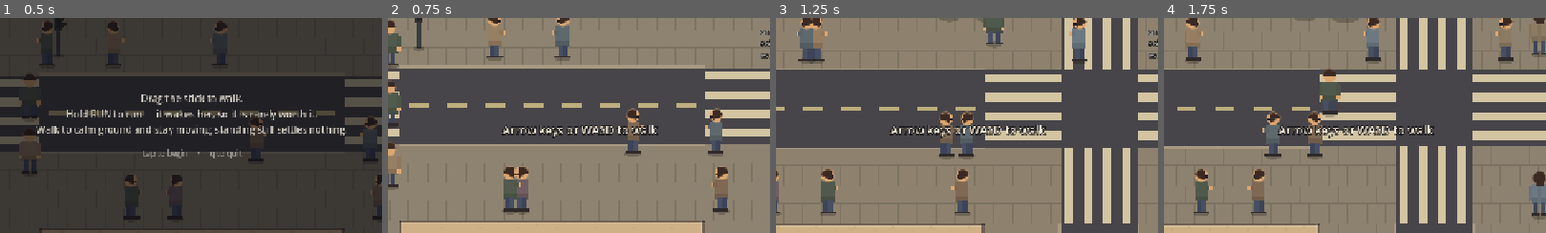
Above: before the commit, frames 1-4 (left to right).
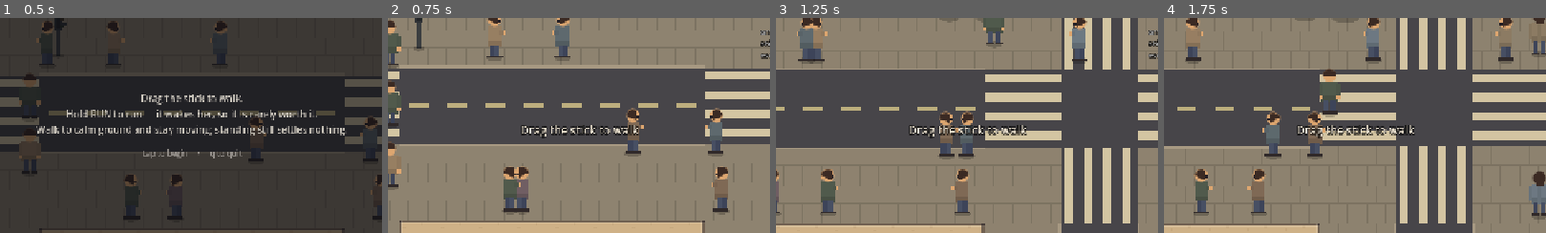
Above: after the commit, the same moments.

Repository: JosuaKrause/nappy
Game: Godot game, scene res://scenes/main.tscn
Same seed, same stepped clock (60 frames per second), same inputs: the game is played once before the commit and once after it.
Inputs (mouse positions are % of the whole screen's width and height, from its top left):
- Up to frame 1 (0.5 s): no input
- Up to frame 2 (0.75 s): tap Enter (ui_accept) at 0.5 s; move the mouse to (72, 45) at 0.52 s; hold Right (move_right) from 0.53 s (still down); hold Shift (run) from 0.53 s (still down); click (72, 45) at 0.67 s
- Up to frame 3 (1.25 s): keep holding Right (move_right); keep holding Shift (run); tap Enter (ui_accept) at 0.77 s
- Up to frame 4 (1.75 s): release Right (move_right) at 1.25 s; release Shift (run) at 1.25 s; drag from (30, 55) to (45, 70) at 1.27 s
The pictures show only the part of the screen within x 25-75%, y 50-100%; the shares and areas given below are measured in that part.

Frame 1 is identical in both runs. In frame 2, 1.4% of the frame differs, in the area x 29-71%, y 49-56%; in frame 3, 1.4%; in frame 4, 1.4%.

Commit message:
Day-1 walk lesson names the touch stick, not two keys a phone lacks
Same defect the run lesson had, filed by the same audit: "check all
tutorial lines for mobile versions." hud.gd's _teach_the_day() said
"Arrow keys or WASD to walk" for the first few seconds of day 1
whatever the device, so a touch player was told to press two keys she
does not have.

The `_touch` member added for the run-lesson fix already exists, so
this only changes the string day 1 passes to _say(): "Drag the stick
to walk" on a touch device, reusing TitleScreen's and PauseScreen's
_BODY_TOUCH wording character-for-character rather than inventing a
third phrasing for the same control. Timing (TEACH_SECONDS) and the
day-1-only trigger are untouched.

docs/MECHANICS.md was checked and does not state this HUD line's
keyboard wording as *the* wording anywhere — the one place it lists
"arrow keys or WASD to walk" (the Movement section) already documents
the touch stick as a separate, correct alternative two sentences later
— so no doc change was needed here, unlike the run lesson's commit.

tests/test_hud.gd gets a case that flips _touch, calls
_teach_the_day(1), and checks the line reads "Drag the stick to walk".

Co-Authored-By: Claude Opus 5 <noreply@anthropic.com>
Claude-Session: https://claude.ai/code/session_013HH74PrqD79o9NJHcn16EM

Diff:
--- a/src/ui/hud.gd
+++ b/src/ui/hud.gd
@@ -118,7 +118,8 @@
 	_walked_today = false
 	_stood_for = 0.0
 	if day == 1:
-		_say("Arrow keys or WASD to walk", TEACH_SECONDS)
+		var line := "Drag the stick to walk" if _touch else "Arrow keys or WASD to walk"
+		_say(line, TEACH_SECONDS)
 	# A nerve is a rewind, not a resource, and a rewound day has not been taught anything: this
 	# flag belongs to the *attempt* at the teaching day rather than to the run, and only on this
 	# one day, so a lost nerve on `RUN_TAUGHT_DAY` gets the lesson again instead of a HUD that
--- a/tests/test_hud.gd
+++ b/tests/test_hud.gd
@@ -15,6 +15,7 @@
 	_test_the_run_hint_never_fires_off_the_teaching_day(t)
 	_test_the_run_hint_fires_again_on_a_retried_teaching_day(t)
 	_test_the_run_hint_names_the_touch_button_on_a_touch_device(t)
+	_test_the_walk_hint_names_the_touch_stick_on_a_touch_device(t)
 	_test_the_pause_hint_waits_out_a_detention(t)
 	_test_the_release_hud_drops_the_header(t)
 	_test_the_release_hud_drops_the_status_line_but_keeps_announcements(t)
@@ -81,6 +82,20 @@
 	first.free()
 	hud.free()
 	GameState.day = saved_day
+
+## **The day-1 walk lesson has the same defect the run lesson had, and the same fix.** `hud._touch`
+## drives both: a touch device gets "Drag the stick to walk", the exact wording `TitleScreen` and
+## `PauseScreen` already use for the same control, rather than "Arrow keys or WASD to walk", which
+## names two things it does not have.
+func _test_the_walk_hint_names_the_touch_stick_on_a_touch_device(t) -> void:
+	var hud := _hud(t)
+	hud._touch = true
+
+	hud._teach_the_day(1)
+	t.check(hud._teach.text == "Drag the stick to walk",
+			"day 1 tells a touch device to drag the stick, not press a key it has not got")
+
+	hud.free()
 
 ## **A lost nerve rewinds the day, not the run.** *(Player, of the deployed build: "the run lesson
 ## doesn't show at all anymore — it should always show for the day 3 lesson", diagnosed as "you
